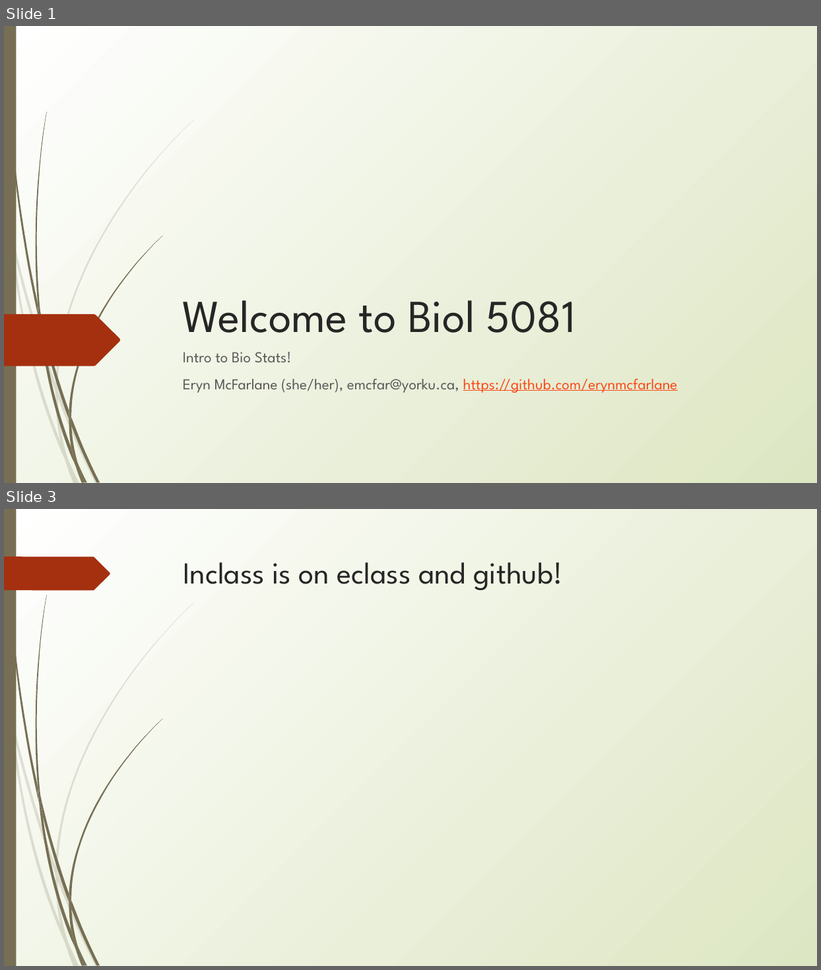
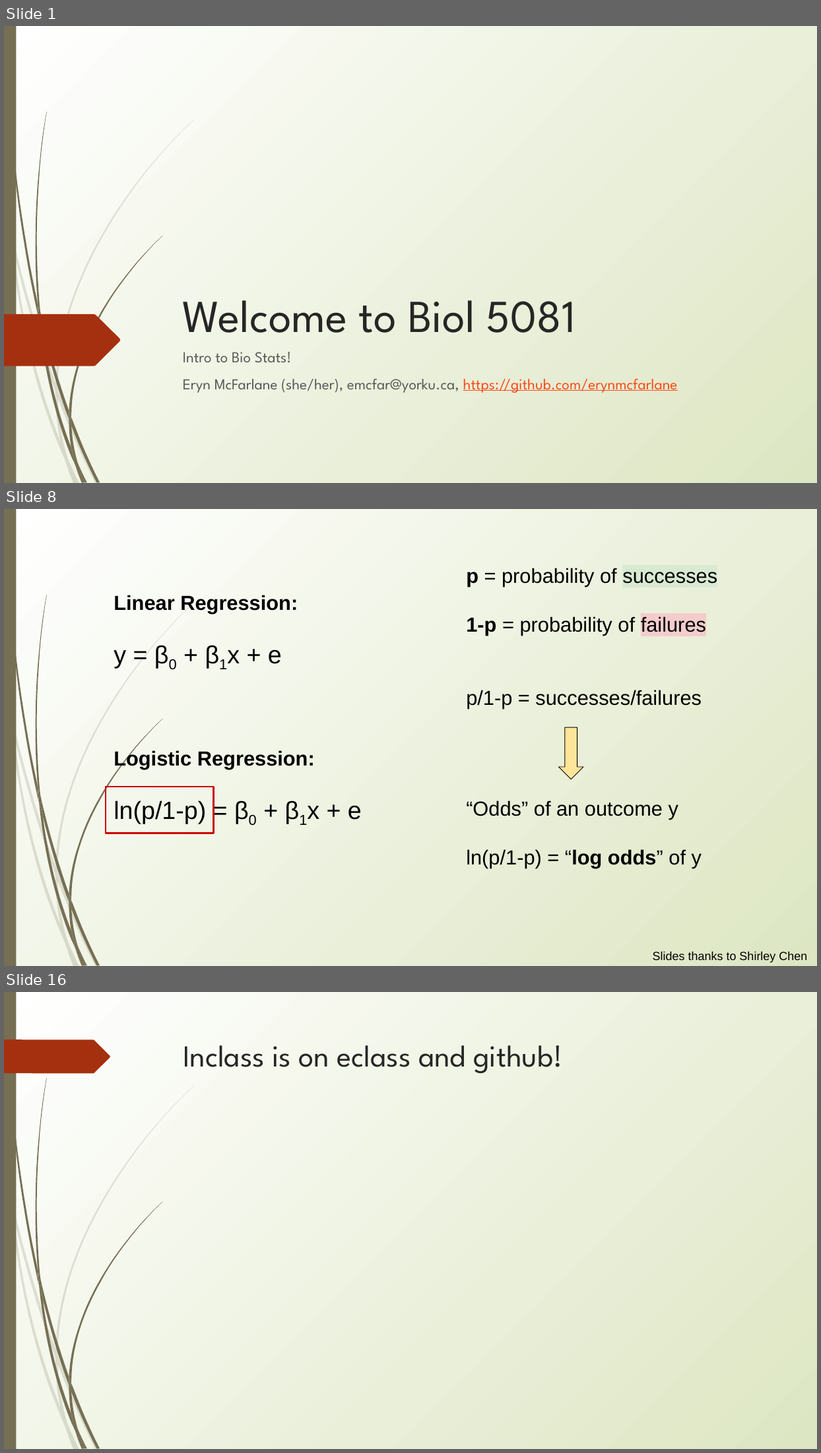
Before and after one commit to erynmcfarlane/GraduateStatsClass, a slide deck: Lecture5.pptx. Shown one above the other, each under a label of ours: slides 1 and 3 before the commit, slides 1, 8 and 16 after it; the slides between them are not shown. The pictures are 821x970 and 821x1453 pixels, drawn with LibreOffice and Linux fonts; fonts in the diff are those of the drawing. Boxes give left, top, right and bottom in pixels: in the first picture for what was removed or moved away, otherwise in the second. Text is boxed around its words. In the diff, an @@ line names an element or a change of style, - is before the commit and + after.

```diff
--- a/Lecture5.pptx
+++ b/Lecture5.pptx
@@ slide 8 added at [4,509,817,966], background gradient #FFFFFF to #DDE6C3; not listed: 23 template elements that a slide beside it also shows @@
@@ text added at [466,568,717,708], 24 pt, text #000000 @@
+p = probability of successes
+1-p = probability of failures
+p/1-p = successes/failures
@@ text added at [114,595,298,668], 24 pt, text #000000, bold @@
+Linear Regression:
+y = β0 + β1x + e
@@ down arrow added at [559,727,584,779], fill #FFE599, outline #000000 0.75 pt @@
@@ text added at [114,750,362,824], 24 pt, text #000000, bold @@
+Logistic Regression:
+ln(p/1-p) = β0 + β1x + e
@@ rectangle added at [106,787,214,834], outline #CC0000 2.25 pt @@
@@ text added at [466,801,702,868], 24 pt, text #000000 @@
+“Odds” of an outcome y
+ln(p/1-p) = “log odds” of y
@@ text added at [653,952,807,963], 14 pt, text #000000 @@
+Slides thanks to Shirley Chen
@@ what was slide 3 is now slide 16 @@
```
Also in this commit, not shown: 1 slide changed, 19 other slides added.
